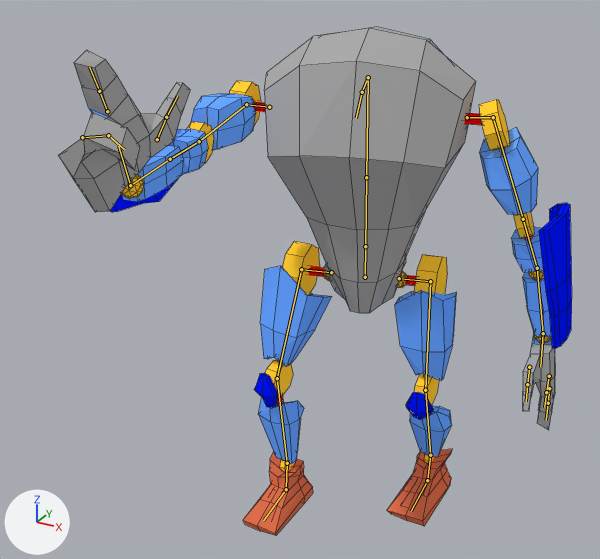
One commit to the Blender file Assets/Characters/Models/Unit_bot.blend: the scene before it, then after it.
Camera for both pictures: a 50 mm lens placed at (1.178, -2.655, 2.269), pointed at (0.008, -0.527, 1.205). Arrows for +X, +Y and +Z are at lower left; the lights stay in place. Both versions are drawn at frame 5 of the action 'shoot_1'; the numbers are the values there. The bones that bend it are drawn over the model as lines. Mesh edges are drawn as thin lines.

Names of what the first picture shows: 'Original Model'.
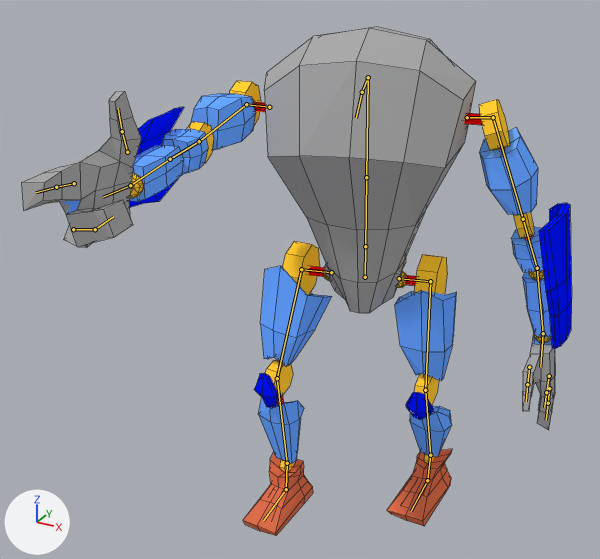
Location of each change, (x1, y1, x2, y2) in pixels of the pictures (600 x 559 px):
```json
{"object": "Original Model", "change": "posed", "before": [59, 27, 572, 535], "after": [22, 27, 572, 535], "on screen": "7% wider"}
{"bone": "Hand.R", "before": "(130, 185) to (118, 146)", "after": "(130, 185) to (103, 197)"}
```

The change, as JSON lines over the scene's bpy script:
```json
{"block": "bone_hand_r", "where": "bone_hand_r = bpy.data.objects['Armature'].pose.bones['Hand.R']  # child of 'Lower Arm.R'"}
{"op": "set", "path": "bone_hand_r.rotation_quaternion", "old": "(0.882, 0.445, -0.148, -0.041)", "new": "(0.996, 0.005, -0.009, -0.091)", "note": "degrees (55, -13, -12) -> degrees (1, -1, -10)"}
```
